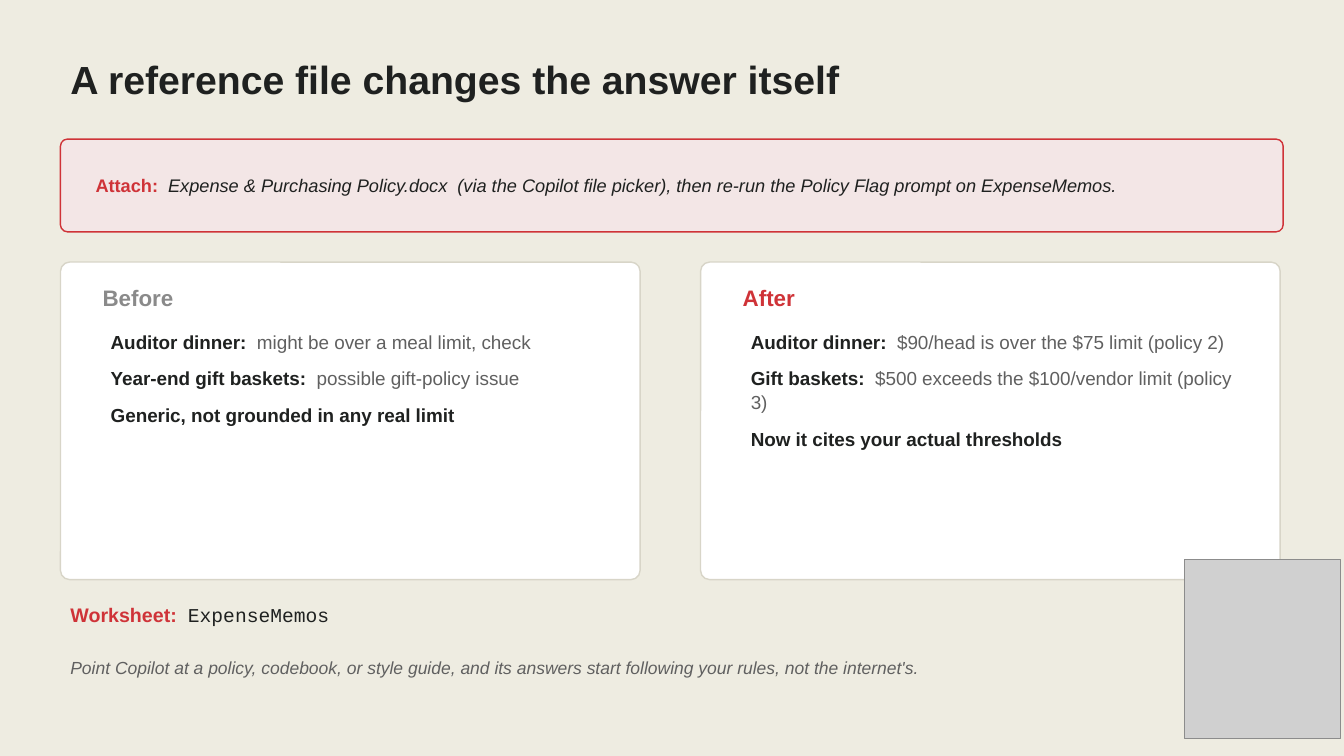
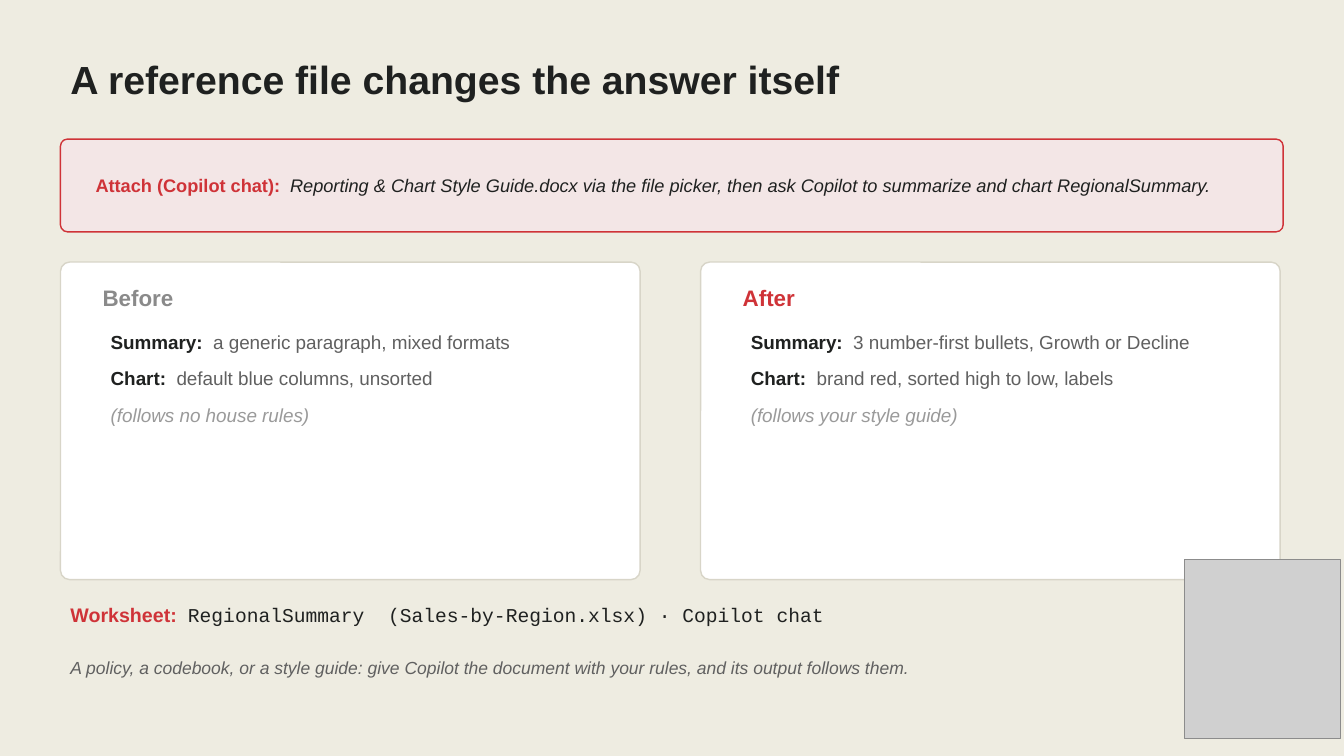
Before and after one commit to stringfestdata/iofm-august-2026, a slide deck: slide 18 of Instructor/AI-in-Excel-for-Finance-IOFM-UPDATED.pptx. Drawn at 1344x756 pixels with LibreOffice and Linux fonts; fonts in the diff are those of the drawing; grey boxes stand for pictures. Boxes give left, top, right and bottom in pixels: in the first picture for what was removed or moved away, otherwise in the second. Text is boxed around its words. In the diff, an @@ line names an element or a change of style, - is before the commit and + after.

```diff
--- a/Instructor/AI-in-Excel-for-Finance-IOFM-UPDATED.pptx
+++ b/Instructor/AI-in-Excel-for-Finance-IOFM-UPDATED.pptx
@@ text at (96,178,1210,196): text changed @@
-Attach: Expense & Purchasing Policy.docx (via the Copilot file picker), then re-run the Policy Flag prompt on ExpenseMemos.
+Attach (Copilot chat): Reporting & Chart Style Guide.docx via the file picker, then ask Copilot to summarize and chart RegionalSummary.
@@ text at (111,335,510,426): text changed; text colour #1F2120 to #606060; bold off @@
-Auditor dinner: might be over a meal limit, check
-Year-end gift baskets: possible gift-policy issue
-Generic, not grounded in any real limit
+Summary: a generic paragraph, mixed formats
+Chart: default blue columns, unsorted
+(follows no house rules)
@@ text at (751,335,1190,426): text changed @@
-Auditor dinner: $90/head is over the $75 limit (policy 2)
-Gift baskets: $500 exceeds the $100/vendor limit (policy 3)
-Now it cites your actual thresholds
+Summary: 3 number-first bullets, Growth or Decline
+Chart: brand red, sorted high to low, labels
+(follows your style guide)
@@ text at (70,607,824,626): text changed @@
-Worksheet: ExpenseMemos
+Worksheet: RegionalSummary (Sales-by-Region.xlsx) · Copilot chat
@@ text at (70,661,909,678): text changed @@
-Point Copilot at a policy, codebook, or style guide, and its answers start following your rules, not the internet's.
+A policy, a codebook, or a style guide: give Copilot the document with your rules, and its output follows them.
```
Also in this commit, not shown: 2 other slides changed, 15 other files.
